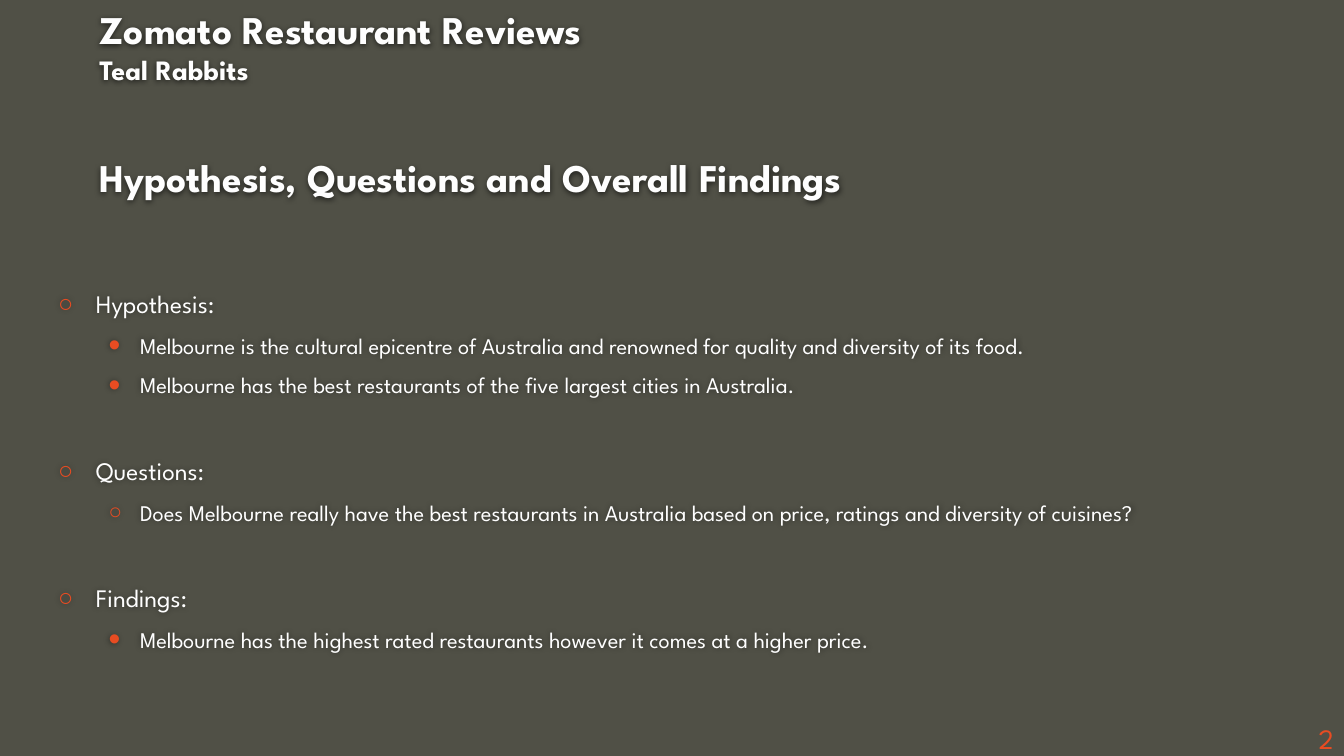
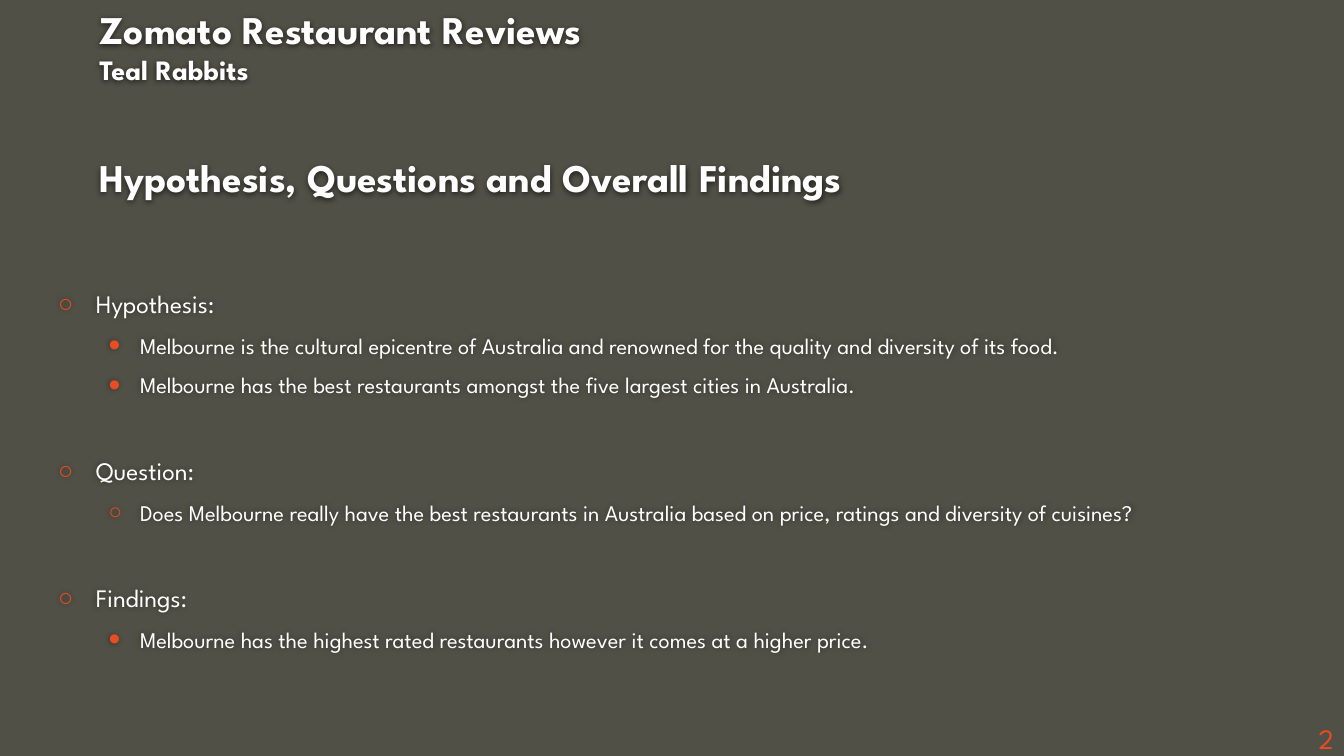
Before and after one commit to ashdrayton/Zomato-Restaurants-Reviews, a slide deck: slide 2 of Final notebooks/Zomato_Presentation_EW_20200712.pptx. Drawn at 1344x756 pixels with LibreOffice and Linux fonts; fonts in the diff are those of the drawing; background and template pictures are left out. Boxes give left, top, right and bottom in pixels: in the first picture for what was removed or moved away, otherwise in the second. Text is boxed around its words. In the diff, an @@ line names an element or a change of style, - is before the commit and + after.

```diff
--- a/Final notebooks/Zomato_Presentation_EW_20200712.pptx
+++ b/Final notebooks/Zomato_Presentation_EW_20200712.pptx
@@ text at (96, 338, 1059, 483): text changed @@
-  • Melbourne is the cultural epicentre of Australia and renowned for quality and diversity of its food.
-  • Melbourne has the best restaurants of the five largest cities in Australia.
-○ Questions:
+  • Melbourne is the cultural epicentre of Australia and renowned for the quality and diversity of its food.
+  • Melbourne has the best restaurants amongst the five largest cities in Australia.
+○ Question:
```
Also in this commit, not shown: 6 other slides changed.
